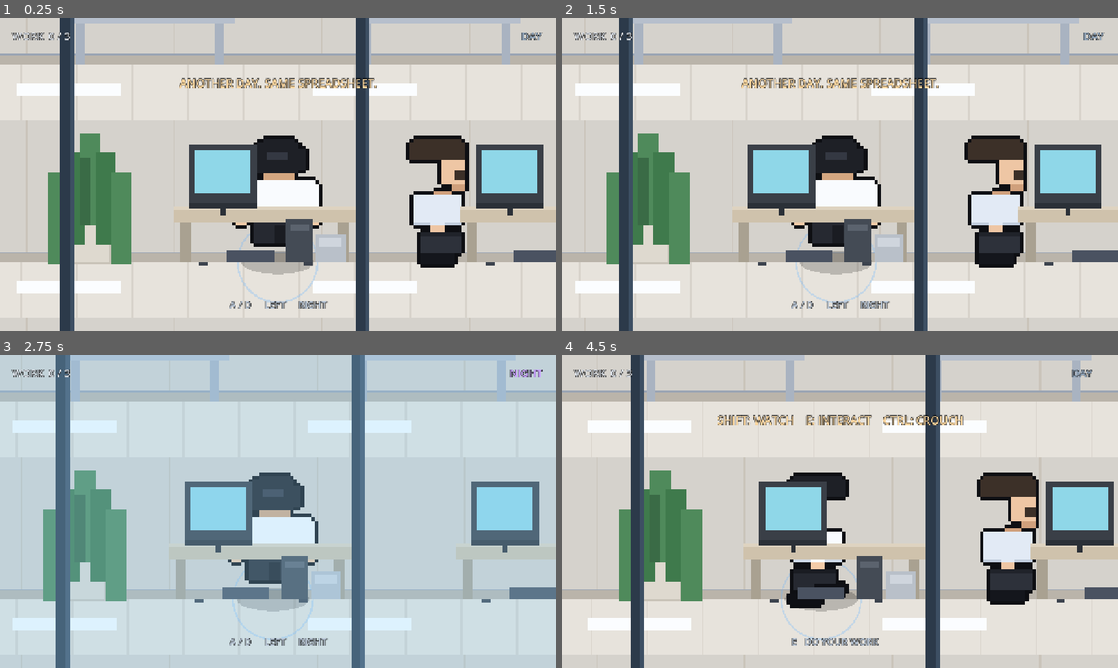
Above: before the commit, frames 1-4 (two rows, left to right).
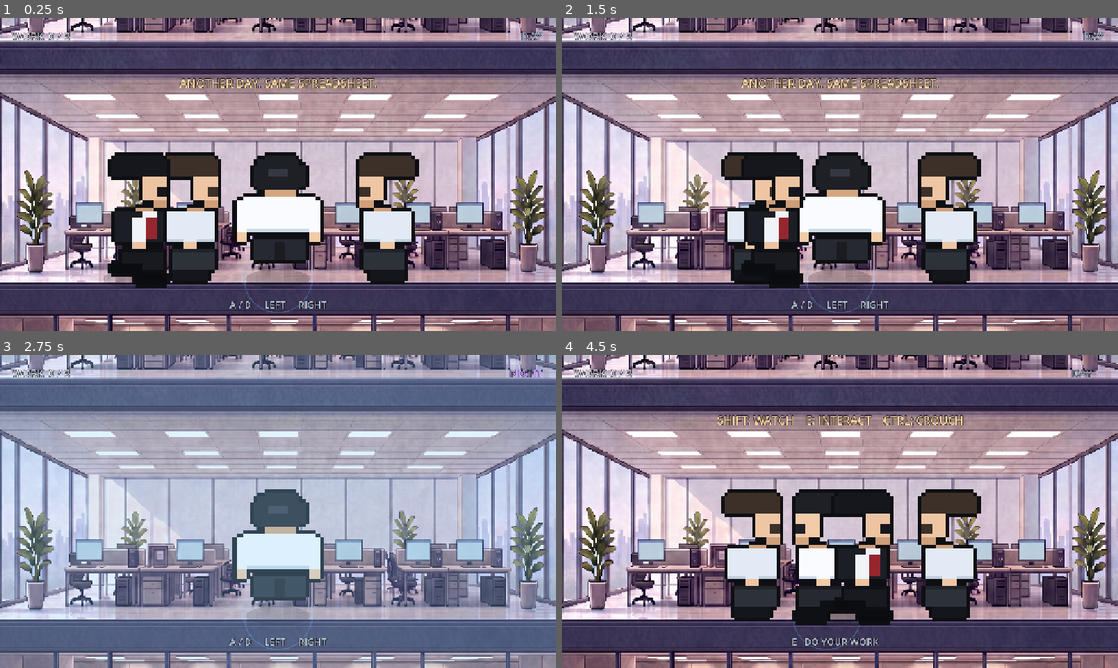
Above: after the commit, the same moments.

Repository: sunlightYY/hardwork
Game: Godot game, scene res://scenes/main.tscn
The game is run twice, just before and just after one commit, with the same random seed, the same clock (stepped at 60 frames per second) and the same inputs.
Inputs:
- Up to frame 1 (0.25 s): no input
- Up to frame 2 (1.5 s): hold D (move_right) 0.53-1.28 s; hold Ctrl (crouch) 0.53-1.28 s; hold S (move_down) from 1.28 s (still down); tap Ctrl (crouch) at 1.35 s
- Up to frame 3 (2.75 s): release S (move_down) at 2.03 s; hold D (move_right) from 2.03 s (still down); hold Ctrl (crouch) from 2.03 s (still down); tap E (interact) at 2.1 s
- Up to frame 4 (4.5 s): release D (move_right) at 2.78 s; release Ctrl (crouch) at 2.78 s; hold W (move_up) 2.78-3.53 s; tap Shift (toggle_phase) at 2.85 s; tap Ctrl (crouch) at 3.05, 4.35 s; hold Ctrl (crouch) 3.53-4.28 s; hold A (move_left) from 3.53 s (still down); tap C at 3.6 s

The runs differ from the first frame. In frame 1, 92% of the frame differs, in the area x 0-100%, y 0-100%; in frame 2, 92%; in frame 3, 86%; in frame 4, 92%.

Commit message:
场景改为参考图背景
用 1280x720 的参考插画做房间背景，一层一屏、镜头按房间固定；
新增角色绘制规格文档，占位角色按新比例放大待替换。

Diff:
--- a/scripts/coworker.gd
+++ b/scripts/coworker.gd
@@ -8,5 +8,5 @@
 	var sprite := AnimatedSprite2D.new()
 	sprite.frames = Sheet.frames(SHEET)
 	sprite.animation = "idle_right" if facing_right else "idle_left"
-	sprite.scale = Vector2(4.0, 4.0)
+	sprite.scale = Vector2(8.0, 8.0)
 	add_child(sprite)
--- a/scripts/drone_camera.gd
+++ b/scripts/drone_camera.gd
@@ -1,7 +1,7 @@
 extends Camera2D
 
-const MID_Y := 419.0
-const BASE_ZOOM := 2.0
+const MID_Y := 360.0
+const BASE_ZOOM := 1.0
 const SWAY := 6.0
 
 const SWING_TIME := 0.72
--- a/scripts/level.gd
+++ b/scripts/level.gd
@@ -4,26 +4,23 @@
 const SUPERVISOR := preload("res://scripts/supervisor.gd")
 const MONSTER := preload("res://scripts/monster.gd")
 const COWORKER := preload("res://scripts/coworker.gd")
+const ROOM := preload("res://assets/art/room.png")
 
-const FLOOR_Y := 520.0
-const FLOOR_H := 228.0
-const CEIL_H := 64.0
-const SLAB_H := 26.0
-const CHAR_Y := 442.0
-const BAY := 340.0
-const MULLION := 16.0
+const ROOM_W := 1280.0
+const ROOM_H := 720.0
+const CHAR_Y := 444.0
 
 const SEG_A_START := 0.0
-const SEG_A_END := 4400.0
-const SEG_B_START := 5200.0
-const SEG_B_END := 7800.0
+const SEG_A_END := 1280.0
+const SEG_B_START := 1600.0
+const SEG_B_END := 2880.0
 
 var player: Node2D
-var player_home := Vector2(680, CHAR_Y)
-var work_point := Vector2(680, CHAR_Y)
-var sink_point := Vector2(7540, CHAR_Y)
-var min_x := 60.0
-var max_x := SEG_B_END - 60.0
+var player_home := Vector2(640, CHAR_Y)
+var work_point := Vector2(640, CHAR_Y)
+var sink_point := Vector2(2700, CHAR_Y)
+var min_x := 40.0
+var max_x := SEG_B_END - 40.0
 var segment_a_start := SEG_A_START
 var segment_a_end := SEG_A_END
 var segment_b_start := SEG_B_START
@@ -37,20 +34,20 @@
 
 func _ready() -> void:
 	var backdrop := ColorRect.new()
-	backdrop.color = Color("151a21")
-	backdrop.position = Vector2(SEG_A_START - 1600, -200)
-	backdrop.size = Vector2(SEG_B_END - SEG_A_START + 3200, 1120)
+	backdrop.color = Color("12151a")
+	backdrop.position = Vector2(-1600, -400)
+	backdrop.size = Vector2(7000, 1600)
 	backdrop.mouse_filter = Control.MOUSE_FILTER_IGNORE
 	backdrop.z_index = -40
 	add_child(backdrop)
 
-	_build_strip(SEG_A_START, SEG_A_END, true)
-	_build_strip(SEG_B_START, SEG_B_END, false)
+	_build_room(SEG_A_START, false)
+	_build_room(SEG_B_START, true)
 
 	foreground = Node2D.new()
 	foreground.z_index = 10
 	add_child(foreground)
-	_build_props()
+	_build_restroom()
 
 	_spawn_player()
 	_spawn_day_actors()
@@ -59,154 +56,30 @@
 	WorldState.resentment_changed.connect(_on_resentment_changed)
 	_apply_phase()
 
-func _build_strip(x0: float, x1: float, office: bool) -> void:
-	var width := x1 - x0
-	var back := Node2D.new()
-	back.z_index = -10
-	add_child(back)
+func _build_room(x0: float, flipped: bool) -> void:
+	var room := TextureRect.new()
+	room.texture = ROOM
+	room.position = Vector2(x0, 0)
+	room.size = Vector2(ROOM_W, ROOM_H)
+	room.flip_h = flipped
+	room.mouse_filter = Control.MOUSE_FILTER_IGNORE
+	room.z_index = -10
+	add_child(room)
 
-	_floor_band(back, x0, width, FLOOR_Y - FLOOR_H, false, office)
-	_floor_band(back, x0, width, FLOOR_Y, true, office)
-	_floor_band(back, x0, width, FLOOR_Y + FLOOR_H, false, office)
-
-	var front := Node2D.new()
-	front.z_index = 30
-	add_child(front)
-
-	var mx := x0 + 90.0
-	while mx < x1:
-		_layer_rect(front, mx, 0, MULLION, 720, Color("2c3a4a"))
-		_layer_rect(front, mx + MULLION - 5, 0, 5, 720, Color("3d4f63"))
-		mx += BAY
-
-func _floor_band(parent: Node2D, x0: float, width: float, floor_line: float, detailed: bool, office: bool) -> void:
-	var top := floor_line - FLOOR_H
-	_layer_rect(parent, x0, floor_line, width, SLAB_H, Color("242f3c"))
-	_layer_rect(parent, x0, floor_line, width, 5, Color("3a4a5c"))
-
-	_layer_rect(parent, x0, top, width, CEIL_H, Color("e7e3dc"))
-
-	var gx := x0
-	while gx < x0 + width:
-		_layer_rect(parent, gx, top, 2, CEIL_H, Color("d8d3cb"))
-		gx += 64.0
-	gx = x0 + 40.0
-	while gx + 120.0 < x0 + width:
-		_layer_rect(parent, gx, top + 22, 120, 14, Color("fbfdff"))
-		gx += BAY
-
-	_layer_rect(parent, x0, top + CEIL_H, width, FLOOR_H - CEIL_H, Color("d5d2cc"))
-
-	gx = x0 + 50.0
-	while gx < x0 + width:
-		_layer_rect(parent, gx, top + CEIL_H, 2, FLOOR_H - CEIL_H, Color("cac4ba"))
-		gx += 170.0
-
-	_layer_rect(parent, x0, floor_line - 12, width, 12, Color("bab4aa"))
-	_layer_rect(parent, x0, floor_line - 12, width, 2, Color("9aa4b3"))
-
-	if detailed:
-		_window(parent, x0 + 24, top + CEIL_H, 220, FLOOR_H - CEIL_H - 12)
-		_window(parent, x0 + width - 244, top + CEIL_H, 220, FLOOR_H - CEIL_H - 12)
-		if not office:
-			var door_x := x0 + 260.0
-			while door_x + 110.0 < x0 + width:
-				_layer_rect(parent, door_x, floor_line - 150, 104, 150, Color("b6afa3"))
-				_layer_rect(parent, door_x + 8, floor_line - 142, 88, 142, Color("c6bfb2"))
-				_layer_rect(parent, door_x + 78, floor_line - 78, 10, 10, Color("8b857a"))
-				_layer_rect(parent, door_x + 14, floor_line - 136, 76, 52, Color("9fb3c3"))
-				door_x += 420.0
-		return
-
-	gx = x0 + 110.0
-	while gx + 190.0 < x0 + width:
-		_layer_rect(parent, gx, floor_line - 56, 190, 10, Color("b6bfcc"))
-		_layer_rect(parent, gx + 8, floor_line - 46, 10, 46, Color("a9b3c1"))
-		_layer_rect(parent, gx + 168, floor_line - 46, 10, 46, Color("a9b3c1"))
-		_layer_rect(parent, gx + 52, floor_line - 92, 46, 36, Color("bec7d4"))
-		_layer_rect(parent, gx + 58, floor_line - 86, 34, 24, Color("a8b6c6"))
-		gx += 330.0
-
-func _window(parent: Node2D, x: float, y: float, w: float, h: float) -> void:
-	_layer_rect(parent, x, y, w, h, Color("a9cbe3"))
-	_layer_rect(parent, x, y, w, h * 0.42, Color("c3dcee"))
-
-	var skyline_x := x + 16.0
-	var index := 0
-	while skyline_x + 26.0 < x + w - 16.0:
-		var tower_h := 40.0 + float((index * 37) % 5) * 14.0
-		_layer_rect(parent, skyline_x, y + h - tower_h, 26, tower_h, Color("95b3c9"))
-		skyline_x += 34.0
-		index += 1
-
-	_layer_rect(parent, x, y, w, 4, Color("8fa2b5"))
-	_layer_rect(parent, x, y + h - 4, w, 4, Color("8fa2b5"))
-
-func _layer_rect(parent: Node2D, x: float, y: float, w: float, h: float, color: Color) -> void:
+func _rect(x: float, y: float, w: float, h: float, color: Color) -> void:
 	var rect := ColorRect.new()
 	rect.color = color
 	rect.position = Vector2(x, y)
 	rect.size = Vector2(w, h)
 	rect.mouse_filter = Control.MOUSE_FILTER_IGNORE
-	parent.add_child(rect)
+	foreground.add_child(rect)
 
-func _build_props() -> void:
-	var x := 560.0
-	while x < SEG_A_END - 260.0:
-		_desk(x)
-		x += 330.0
-
-	_plant(430)
-	_plant(1980)
-	_plant(3120)
-	_plant(4270)
-	_plant(5720)
-	_water_cooler(5580)
-
-	_sink(7540)
-
-func _desk(x: float) -> void:
-	_layer_rect(foreground, x, 456, 210, 18, Color("cfc2ac"))
-	_layer_rect(foreground, x, 456, 210, 4, Color("ded3c0"))
-	_layer_rect(foreground, x + 8, 474, 12, 46, Color("a9a191"))
-	_layer_rect(foreground, x + 190, 474, 12, 46, Color("a9a191"))
-
-	_layer_rect(foreground, x + 18, 384, 78, 68, Color("3a3f47"))
-	_layer_rect(foreground, x + 25, 391, 64, 50, Color("8fd7e8") if not WorldState.is_night else Color("8f7ad8"))
-	_layer_rect(foreground, x + 18, 452, 78, 6, Color("2b3037"))
-	_layer_rect(foreground, x + 54, 456, 6, 10, Color("2b3037"))
-
-	_layer_rect(foreground, x + 130, 470, 30, 50, Color("444b55"))
-	_layer_rect(foreground, x + 134, 476, 22, 8, Color("5b636e"))
-
-	_layer_rect(foreground, x + 164, 488, 34, 32, Color("b9c0c9"))
-	_layer_rect(foreground, x + 168, 492, 26, 10, Color("cfd5dd"))
-
-	_layer_rect(foreground, x + 62, 506, 54, 14, Color("4a5261"))
-	_layer_rect(foreground, x + 30, 520, 10, 4, Color("3c434e"))
-	_layer_rect(foreground, x + 150, 520, 10, 4, Color("3c434e"))
-
-func _plant(x: float) -> void:
-	_layer_rect(foreground, x, 470, 62, 52, Color("c9c3b8"))
-	_layer_rect(foreground, x + 6, 476, 50, 44, Color("ded9cf"))
-
-	for i in range(5):
-		var leaf_x := x - 14 + i * 18
-		var leaf_y := 372.0 + absf(2 - i) * 22.0
-		_layer_rect(foreground, leaf_x, leaf_y, 24, 106, Color("4f8a5b") if i % 2 == 0 else Color("3f7a4c"))
-	_layer_rect(foreground, x + 22, 400, 12, 78, Color("3a6b46"))
-
-func _water_cooler(x: float) -> void:
-	_layer_rect(foreground, x, 416, 76, 106, Color("e2e8ef"))
-	_layer_rect(foreground, x + 8, 424, 60, 90, Color("d3dae3"))
-	_layer_rect(foreground, x + 14, 342, 48, 76, Color("9fd0e6"))
-	_layer_rect(foreground, x + 14, 342, 48, 10, Color("b6dcee"))
-
-func _sink(x: float) -> void:
-	_layer_rect(foreground, x - 72, 462, 184, 30, Color("e6ecf3"))
-	_layer_rect(foreground, x - 62, 468, 164, 18, Color("cdd7e2"))
-	_layer_rect(foreground, x - 40, 356, 128, 100, Color("b9d9e6"))
-	_layer_rect(foreground, x - 32, 364, 112, 84, Color("cfe8f2"))
+func _build_restroom() -> void:
+	_rect(2600, 250, 300, 8, Color("9fb0c2"))
+	_rect(2640, 470, 210, 26, Color("e6ecf3"))
+	_rect(2650, 476, 190, 14, Color("cdd7e2"))
+	_rect(2668, 300, 150, 120, Color("b9d9e6"))
+	_rect(2676, 308, 134, 104, Color("cfe8f2"))
 
 func _spawn_player() -> void:
 	player = PLAYER.new()
@@ -222,7 +95,7 @@
 	day_actors = Node2D.new()
 	add_child(day_actors)
 
-	var seats := [860.0, 1200.0, 1540.0, 2240.0, 2580.0, 3260.0, 3600.0, 4080.0]
+	var seats := [430.0, 900.0, 1730.0, 2500.0]
 	for i in range(seats.size()):
 		var worker := COWORKER.new()
 		worker.global_position = Vector2(seats[i], CHAR_Y)
@@ -234,7 +107,7 @@
 	day_actors.add_child(supervisor)
 
 func _spawn_monsters() -> void:
-	var spots := [Vector2(1500, 484), Vector2(2900, 484), Vector2(3800, 484), Vector2(6400, 484)]
+	var spots := [Vector2(980, 527), Vector2(2100, 527), Vector2(2500, 527)]
 	for spot in spots:
 		var monster := MONSTER.new()
 		monster.global_position = spot
--- a/scripts/monster.gd
+++ b/scripts/monster.gd
@@ -18,7 +18,7 @@
 	rect.size = Vector2(26, 26)
 	shape.shape = rect
 	add_child(shape)
-	scale = Vector2(2.6, 2.6)
+	scale = Vector2(5.2, 5.2)
 	home = global_position
 
 func set_active(value: bool) -> void:
--- a/scripts/player.gd
+++ b/scripts/player.gd
@@ -93,7 +93,7 @@
 		target = ("walk_" if is_moving() else "idle_") + facing_name
 	if sprite.animation != target:
 		sprite.play(target)
-	sprite.scale = Vector2(4.0, 3.2) if crouching and not sitting else Vector2(4.0, 4.0)
+	sprite.scale = Vector2(8.0, 6.4) if crouching and not sitting else Vector2(8.0, 8.0)
 
 func _build_sprite() -> void:
 	sprite = AnimatedSprite2D.new()
@@ -102,7 +102,7 @@
 	add_child(sprite)
 
 func _draw() -> void:
-	draw_set_transform(Vector2(0, 78), 0.0, Vector2(1.0, 0.32))
-	draw_circle(Vector2.ZERO, 42.0, Color(0, 0, 0, 0.20))
+	draw_set_transform(Vector2(0, 156), 0.0, Vector2(1.0, 0.30))
+	draw_circle(Vector2.ZERO, 74.0, Color(0, 0, 0, 0.18))
 	draw_set_transform(Vector2.ZERO, 0.0, Vector2.ONE)
-	draw_arc(Vector2(0, 78), 46.0, 0.0, TAU, 32, Color(0.40, 0.70, 1.0, 0.28), 2.0)
+	draw_arc(Vector2(0, 156), 78.0, 0.0, TAU, 40, Color(0.40, 0.70, 1.0, 0.26), 3.0)
--- a/scripts/supervisor.gd
+++ b/scripts/supervisor.gd
@@ -3,12 +3,12 @@
 const SHEET := preload("res://assets/art/supervisor.png")
 
 const SPEED := 130.0
-const VIEW_DISTANCE := 560.0
+const VIEW_DISTANCE := 520.0
 const VIEW_HALF_ANGLE := 0.26
 const SCOLD_AFTER := 1.2
 const SCOLD_COOLDOWN := 4.0
 
-var waypoints := [Vector2(1200, 442), Vector2(4100, 442)]
+var waypoints := [Vector2(280, 444), Vector2(1010, 444)]
 var waypoint_index := 0
 var player: Node2D
 var facing := Vector2.RIGHT
@@ -27,7 +27,7 @@
 	sprite = AnimatedSprite2D.new()
 	sprite.frames = Sheet.frames(SHEET)
 	sprite.animation = "idle_down"
-	sprite.scale = Vector2(4.0, 4.0)
+	sprite.scale = Vector2(8.0, 8.0)
 	add_child(sprite)
 	global_position = waypoints[0]
 
@@ -83,7 +83,7 @@
 
 func _draw() -> void:
 	var angle := facing.angle()
-	var origin := Vector2(0, -46)
+	var origin := Vector2(0, -104)
 	var points := PackedVector2Array([origin])
 	var steps := 14
 	for i in range(steps + 1):
@@ -93,9 +93,9 @@
 	if suspicion > 0.4:
 		cone = Color(1.0, 0.32, 0.32, 0.16)
 	for i in range(points.size()):
-		points[i].y = clampf(points[i].y, 366.0, 514.0)
+		points[i].y = clampf(points[i].y, 252.0, 596.0)
 	draw_colored_polygon(points, cone)
 
-	draw_set_transform(Vector2(0, 78), 0.0, Vector2(1.0, 0.32))
-	draw_circle(Vector2.ZERO, 42.0, Color(0, 0, 0, 0.18))
+	draw_set_transform(Vector2(0, 156), 0.0, Vector2(1.0, 0.30))
+	draw_circle(Vector2.ZERO, 74.0, Color(0, 0, 0, 0.18))
 	draw_set_transform(Vector2.ZERO, 0.0, Vector2.ONE)
Binary file added: assets/art/room.png
Not shown, added: assets/art/room.png.import
Not shown, added: docs/character-art.md
